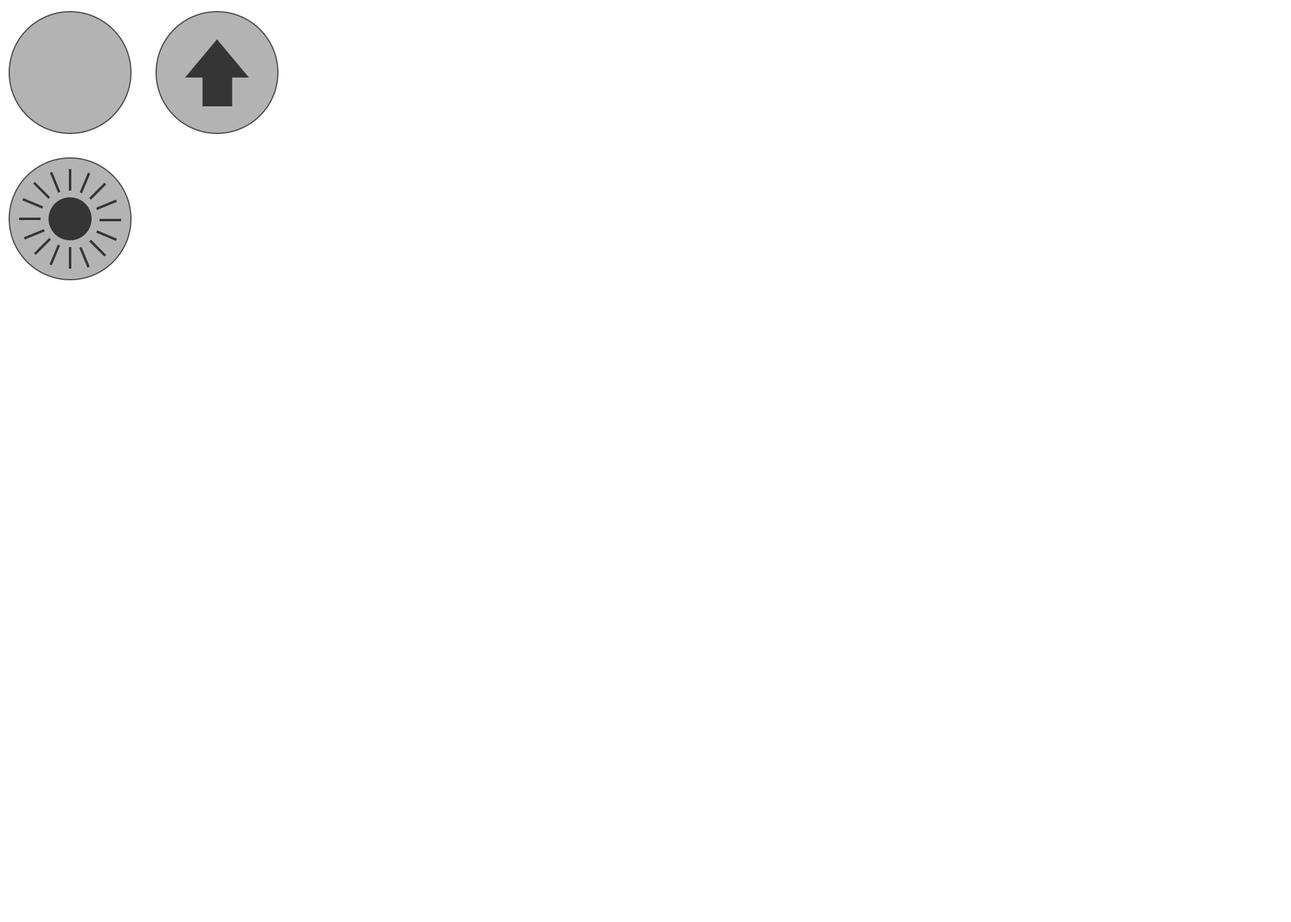
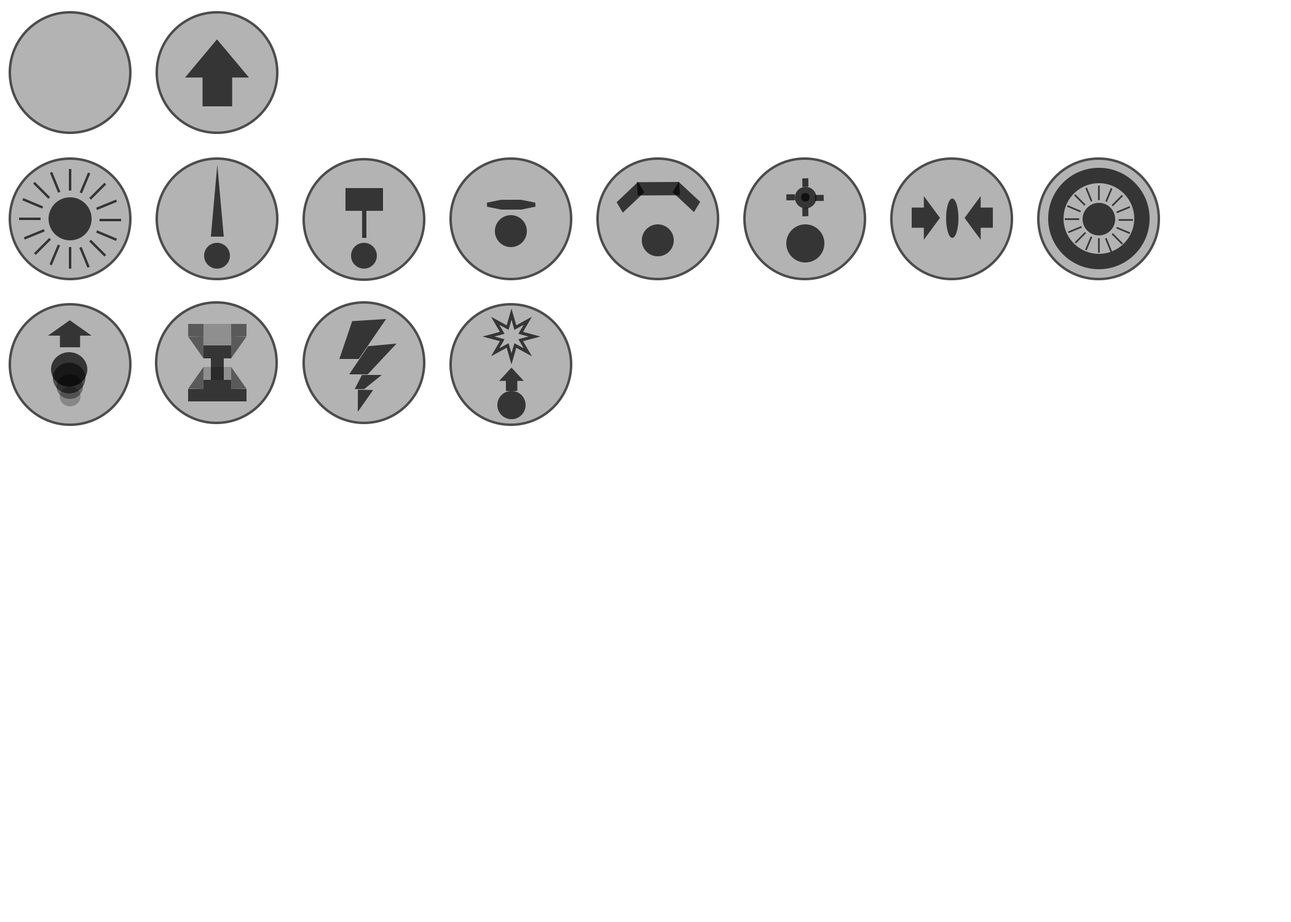
Revision of a layered 1291px x 922px image; what changed, layer by layer:
added group "JoustingLance" with 3 layers above "Hammer" over box(155, 157, 279, 281)
added layer "JoustingLanceButtonBackground" (70%) in group "JoustingLance" over box(155, 157, 279, 281)
added group "Hammer" with 4 layers above "SacredShield" over box(302, 158, 426, 282)
added layer "HammerButtonBackground" (70%) in group "Hammer" over box(302, 158, 426, 282)
added group "SacredShield" with 3 layers above "Barricade" over box(449, 157, 573, 281)
added layer "SacredShieldButtonBackground" (70%) in group "SacredShield" over box(449, 157, 573, 281)
added group "Barricade" with 5 layers above "SkyRocket" over box(596, 157, 720, 281)
added layer "BarricadeButtonBackground" (70%) in group "Barricade" over box(596, 157, 720, 281)
added group "SkyRocket" with 8 layers above "ShrinkIn" over box(743, 157, 867, 281)
added layer "SkyRocketButtonBackground" (70%) in group "SkyRocket" over box(743, 157, 867, 281)
added group "ShrinkIn" with 4 layers above "BigBounce" over box(890, 157, 1014, 281)
added layer "ShrinkInButtonBackground" (70%) in group "ShrinkIn" over box(890, 157, 1014, 281)
added group "BigBounce" with 4 layers above "Dash" over box(1037, 157, 1161, 281)
added layer "BigBounceButtonBackground" (70%) in group "BigBounce" over box(1037, 157, 1161, 281)
added group "Dash" with 6 layers above "SlowDown" over box(8, 303, 132, 427)
added layer "DashButtonBackground" (70%) in group "Dash" over box(8, 303, 132, 427)
added group "SlowDown" with 14 layers above "Paralyze" over box(154, 301, 278, 425)
added layer "SlowDownButtonBackground" (70%) in group "SlowDown" over box(154, 301, 278, 425)
added group "Paralyze" with 5 layers above "ContactGrenade" over box(302, 301, 426, 425)
added layer "ParalyzeButtonBackground" (70%) in group "Paralyze" over box(302, 301, 426, 425)
…and 55 more changes (51 added, 4 painted)
